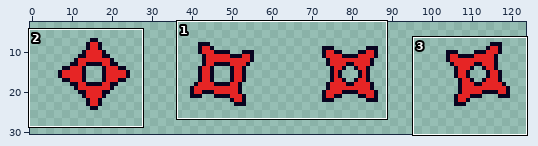
Sprite sheet, stored at Assets/Art/VFX/Marker_1.png. The first picture is a wide view before the edit; the outline marks the close-up.
Close-up. As it was:
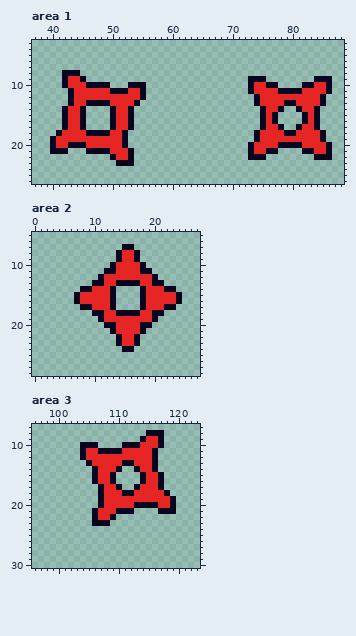
The file is 128x32 pixels. Shown: area 1: x 37..88, y 3..26; area 2: x 0..27, y 5..28; area 3: x 96..123, y 7..30. The wide view leaves out empty margins.
Once edited:
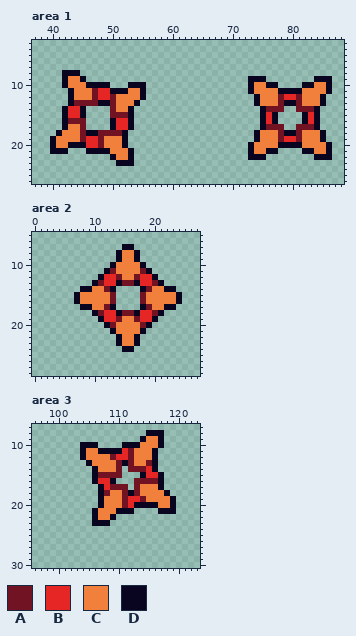
Palette (. is transparent): A #711322  B #e62525  C #f0803b  D #090420
Author's note on the commit: + Larger attack marker * Replace attack markers FixedUpdate with LateUpdate to smoothen their movement
Change:
Area 1:
The edit turns colour B into colour A in row 11 at x 47; in row 12 at x 47, 50, 78 and 81; in row 13 at x 44 to 45, 50, 78 and 81; in row 14 at x 76 to 77 and 82 to 83; in row 15 at x 51 to 52; in row 16 at x 43 to 44.
The edit turns colour B into colour A in row 17 at x 76 to 77 and 82 to 83; in row 18 at x 45, 50 to 51, 78 and 81; in row 19 at x 45, 48, 78 and 81; in row 20 at x 48.
The edit turns colour D into colour A in row 13 at x 46 to 47; in row 14 at x 50, 78 and 81; in row 15 at x 50; in row 16 at x 45; in row 17 at x 45, 78 and 81; in row 18 at x 48 to 49.
The edit turns colour B into colour C in row 9 at x 43 to 44; in row 10 at x 43 to 45, 74 to 75 and 84 to 85; in row 11 at x 44 to 46, 53 to 54, 74 to 77 and 82 to 85; in row 12 at x 44 to 46, 51 to 54, 75 to 77 and 82 to 84; in row 13 at x 51 to 53, 75 to 77 and 82 to 84; in row 14 at x 51 to 52.
The edit turns colour B into colour C in row 17 at x 43 to 44; in row 18 at x 42 to 44, 75 to 77 and 82 to 84; in row 19 at x 41 to 44, 49 to 51, 75 to 77 and 82 to 84; in row 20 at x 41 to 42, 49 to 51, 74 to 77 and 82 to 85; in row 21 at x 50 to 52, 74 to 75 and 84 to 85; in row 22 at x 51 to 52.
Area 2:
The edit turns colour B into colour A in row 12 at x 14 and 17; in row 14 at x 12 and 19; in row 17 at x 12 and 19; in row 19 at x 14 and 17.
The edit turns colour D into colour A in row 11 at x 13 and 18; in row 13 at x 11, 15 to 16 and 20; in rows 15 to 16 at x 13 and 18; in row 18 at x 11, 15 to 16 and 20; in row 20 at x 13 and 18.
The edit turns colour B into colour C in rows 8 to 9 at x 15 to 16; in rows 10 to 11 at x 14 to 17; in row 12 at x 15 to 16; in row 14 at x 10 to 11 and 20 to 21; in rows 15 to 16 at x 8 to 12 and 19 to 23; in row 17 at x 10 to 11 and 20 to 21.
The edit turns colour B into colour C in row 19 at x 15 to 16; in rows 20 to 21 at x 14 to 17; in rows 22 to 23 at x 15 to 16.
Area 3:
There is now colour A in row 14 at x 112; in row 15 at x 110; in row 16 at x 113; in row 17 at x 111.
The edit turns colour B into colour A in row 11 at x 112; in row 12 at x 109 and 112; in row 13 at x 110 and 115; in row 14 at x 114; in row 15 at x 107 to 108; in row 16 at x 115 to 116.
The edit turns colour B into colour A in row 17 at x 109; in row 18 at x 108 and 113; in row 19 at x 111 and 114; in row 20 at x 111.
The edit turns colour D into colour A in row 13 at x 112; in row 14 at x 110 and 113; in row 15 at x 109; in row 16 at x 114; in row 17 at x 110 and 113; in row 18 at x 111.
The edit turns colour B into colour C in row 9 at x 115 to 116; in row 10 at x 114 to 116; in row 11 at x 105 to 106 and 113 to 115; in row 12 at x 105 to 108 and 113 to 115; in row 13 at x 106 to 109 and 113 to 114; in row 14 at x 107 to 109.
The edit turns colour B into colour C in row 17 at x 114 to 116; in row 18 at x 109 to 110 and 114 to 117; in row 19 at x 108 to 110 and 115 to 118; in row 20 at x 108 to 110 and 117 to 118; in row 21 at x 107 to 109; in row 22 at x 107 to 108.
